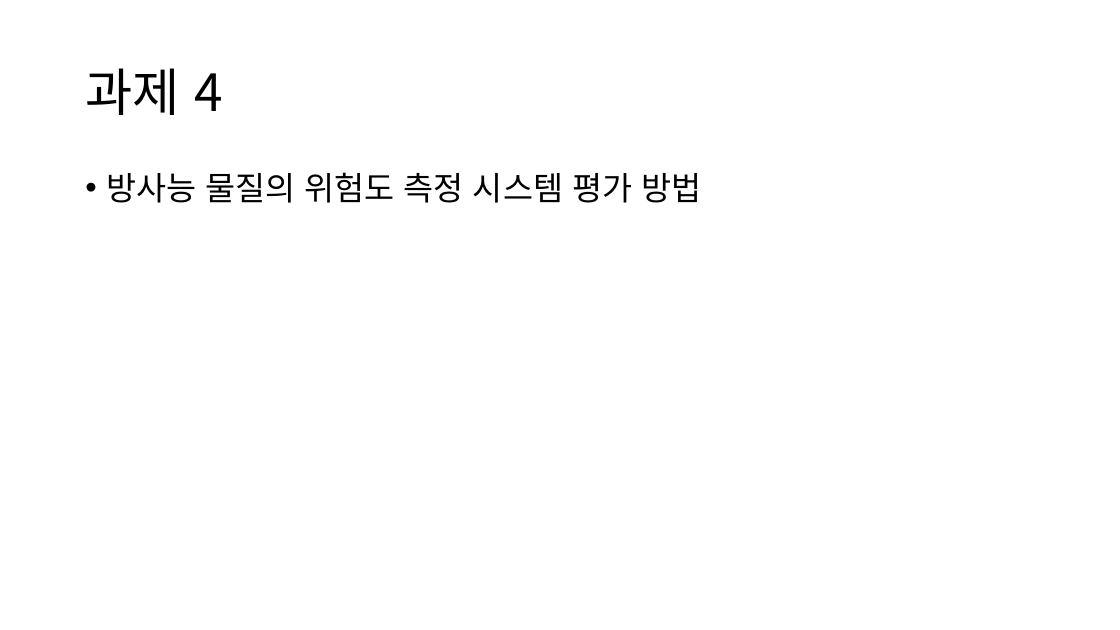
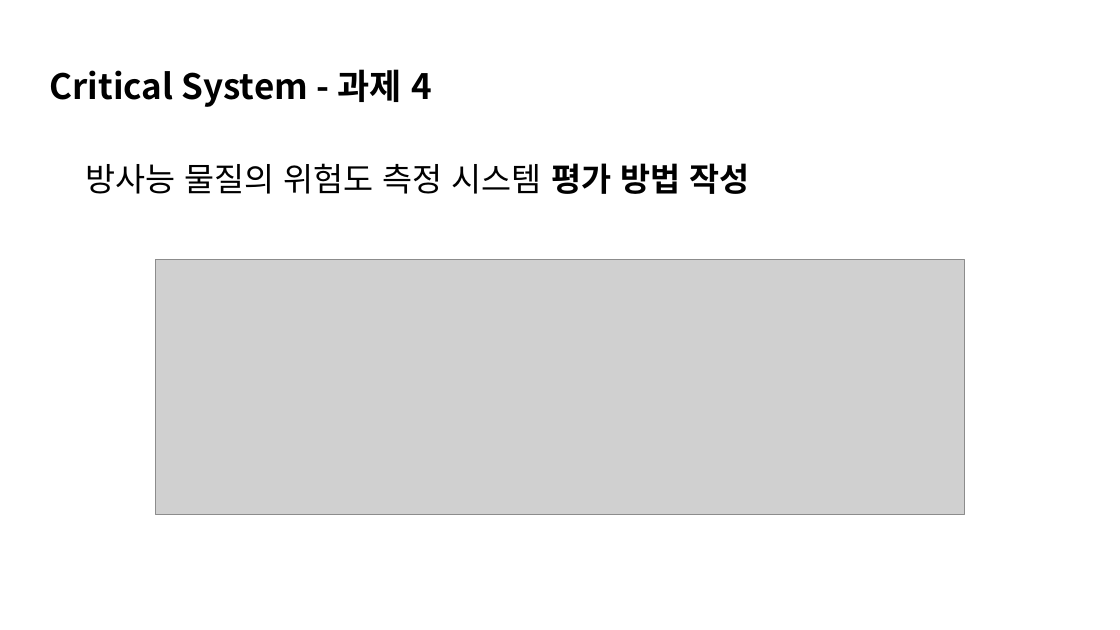
Before and after one commit to TUK-pedestrianSafety/document, a slide deck: slide 26 of ppt/소프트웨어 응용설계 발표자료.pptx (slide 27 before the commit). Drawn at 1120x630 pixels with LibreOffice and Linux fonts; fonts in the diff are those of the drawing; grey boxes stand for pictures. Boxes give left, top, right and bottom in pixels: in the first picture for what was removed or moved away, otherwise in the second. Text is boxed around its words. In the diff, an @@ line names an element or a change of style, - is before the commit and + after.

```diff
--- a/ppt/소프트웨어 응용설계 발표자료.pptx
+++ b/ppt/소프트웨어 응용설계 발표자료.pptx
@@ text at (x1=50, y1=69, x2=432, y2=107): text changed; size 44 to 30 pt; bold on @@
-과제 4
+Critical System - 과제 4
@@ text at (x1=85, y1=163, x2=749, y2=194): text changed @@
-• 방사능 물질의 위험도 측정 시스템 평가 방법
+방사능 물질의 위험도 측정 시스템 평가 방법 작성
@@ picture added at (x1=155, y1=259, x2=965, y2=514) @@
```
Also in this commit, not shown: 18 other slides changed, 10 slides added, 8 slides removed.
